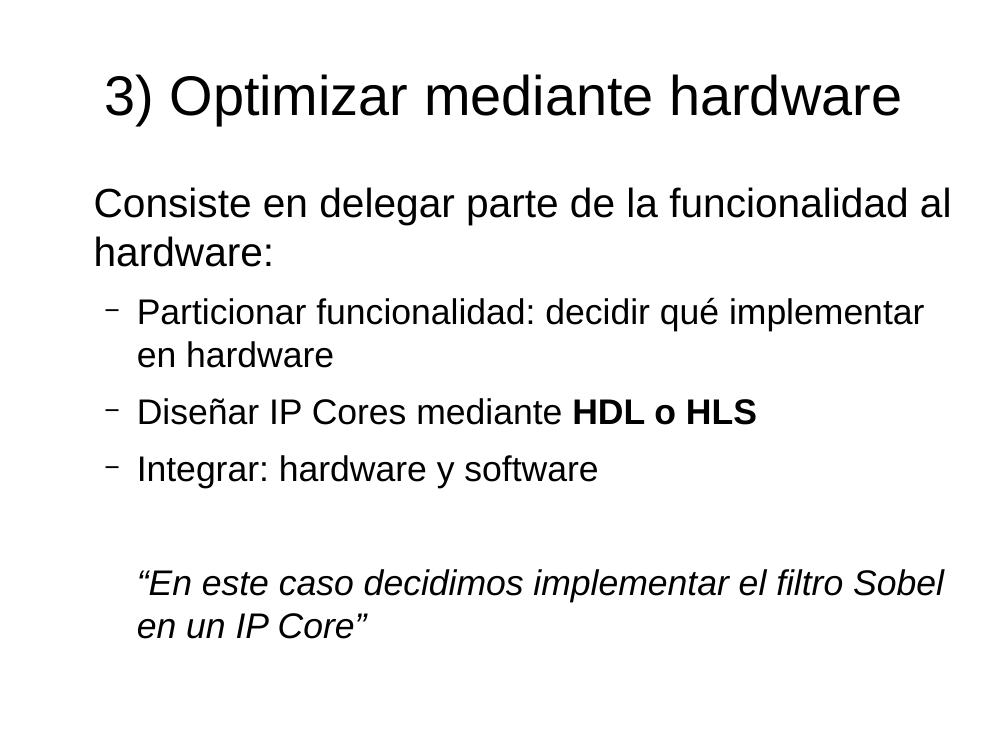
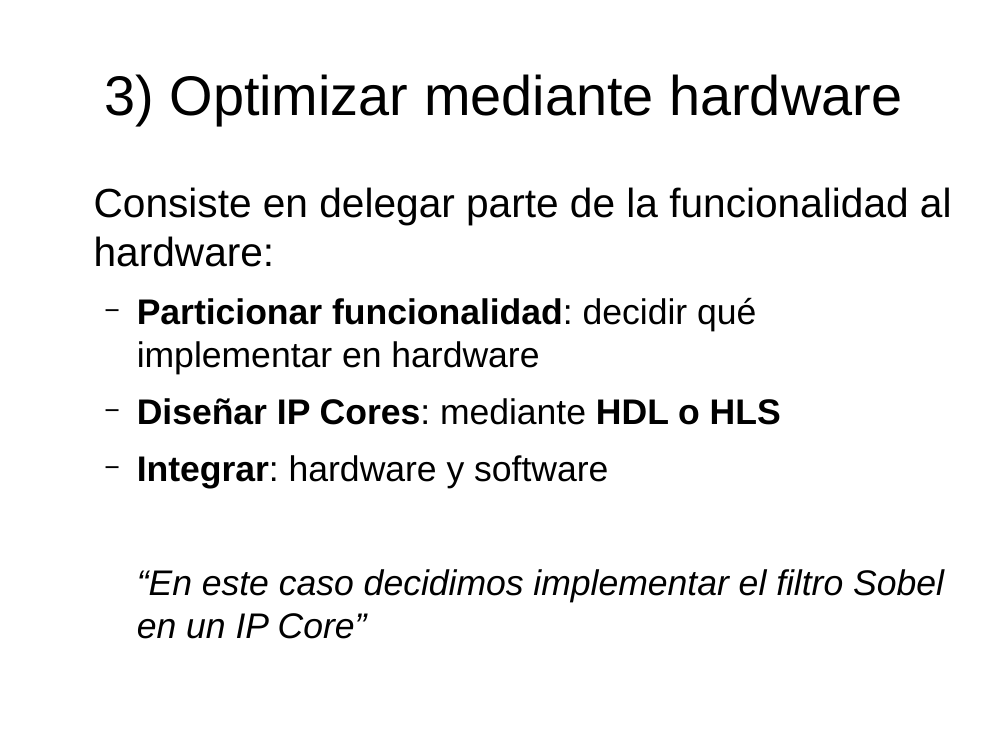
Before and after one commit to miguelgarcia/sase2017-hls-video, a slide deck: slide 23 of presentacion.odp (slide 22 before the commit). Drawn at 1008x756 pixels with LibreOffice and Linux fonts; fonts in the diff are those of the drawing. Boxes give left, top, right and bottom in pixels: in the first picture for what was removed or moved away, otherwise in the second. Text is boxed around its words. In the diff, an @@ line names an element or a change of style, - is before the commit and + after.

```diff
--- a/presentacion.odp
+++ b/presentacion.odp
@@ text at [137, 297, 756, 488]: bold on in "Particionar funcionalidad:", "Integrar:" @@
@@ text at [137, 398, 781, 425]: text changed; bold on @@
-  − Diseñar IP Cores mediante HDL o HLS
+  − Diseñar IP Cores: mediante HDL o HLS
```
Also in this commit, not shown: 16 other slides changed, 5 slides added, 2 slides removed.
